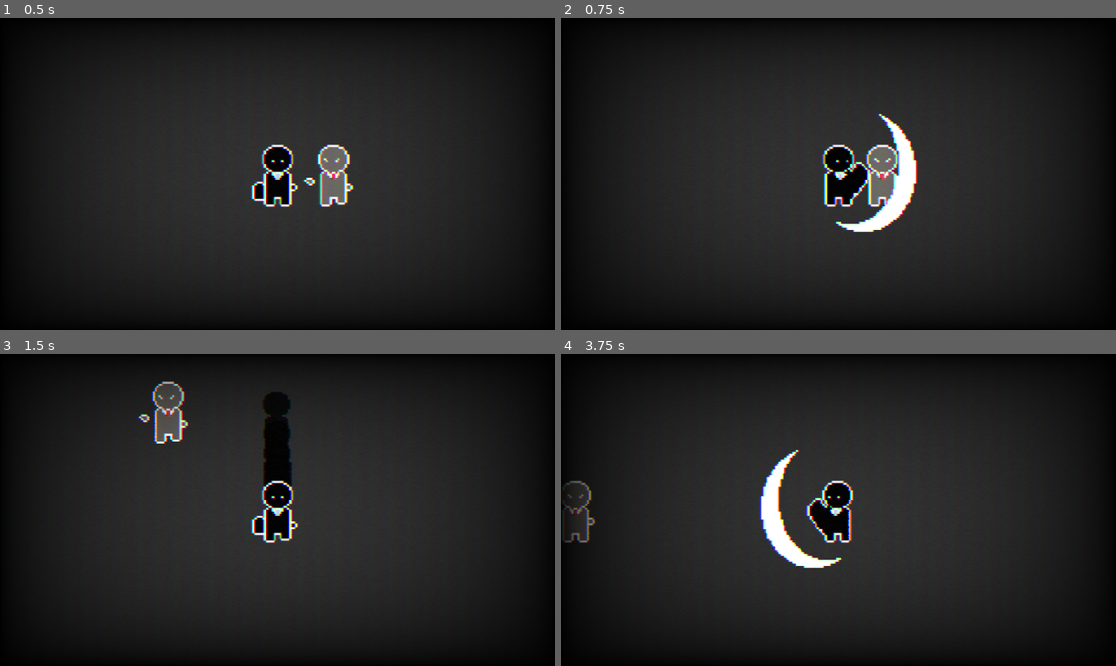
Above: before the commit, frames 1-4 (two rows, left to right).
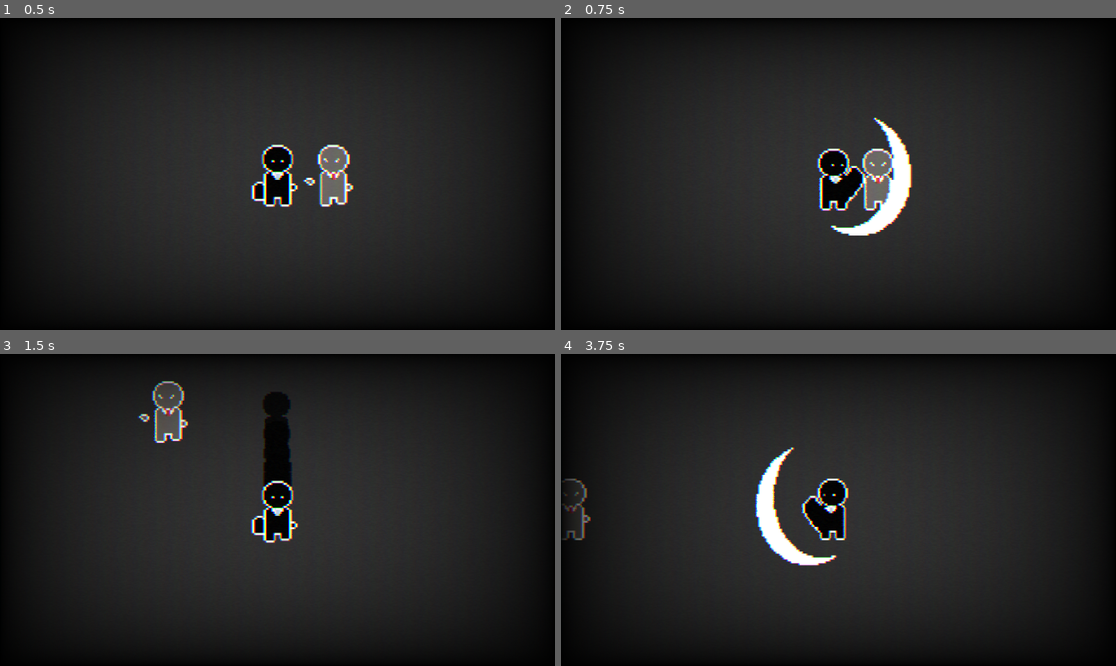
Above: after the commit, the same moments.

Repository: McGengar/Notabene
Game: Godot game, scene res://scenes/test.tscn
The game is run twice, just before and just after one commit, with the same random seed, the same clock (stepped at 60 frames per second) and the same inputs. The project has no main scene, so this scene is started directly.
Inputs (mouse positions are in pixels of both pictures, inside the frame that each line leads up to):
- Up to frame 1 (0.5 s): no input
- Up to frame 2 (0.75 s): tap Enter at 0.5 s; move the mouse to (960, 158) at 0.52 s; hold D (move_right) from 0.53 s (still down); click (960, 158) at 0.6 s
- Up to frame 3 (1.5 s): tap Z (dash) at 0.8, 1.35 s; move the mouse to (166, 525) at 1.27 s; release D (move_right) at 1.28 s; hold S (move_down) from 1.28 s (still down)
- Up to frame 4 (3.75 s): click (727, 525) at 1.55 s; move the mouse to (894, 441) at 2.02 s; release S (move_down) at 2.03 s; hold D (move_right) 2.03-2.78 s; click (894, 441) at 2.1 s; tap Z (dash) at 2.3, 2.85 s; move the mouse to (810, 572) at 2.77 s; hold W (move_up) 2.78-3.53 s; click (810, 572) at 3.05 s; move the mouse to (1005, 556) at 3.52 s; hold Left (move_left) from 3.53 s (still down); click (1005, 556) at 3.6 s

Frame 1 is identical in both runs. In frame 2, 2.7% of the frame differs, in the area x 46-65%, y 30-70%; in frame 3, 0.3%; in frame 4, 2.6%.

Commit message:
camera SHAKE

Diff:
--- a/notabene/scripts/player_movement.gd
+++ b/notabene/scripts/player_movement.gd
@@ -8,6 +8,17 @@
 var can_attack = true
 var can_dash = true
 
+var r_str = 10.0
+var shake_fade = 5.0
+var rng = RandomNumberGenerator.new()
+var shake_str = 0
+
+func camera_shake(str = r_str):
+	shake_str=str
+func random_offset():
+		return Vector2(rng.randf_range(-shake_str,shake_str),rng.randf_range(-shake_str,shake_str))
+
+
 # Called when the node enters the scene tree for the first time.
 func _ready():
 	$pivot/AnimatedSprite2D2.visible = false
@@ -16,6 +27,10 @@
 
 # Called every frame. 'delta' is the elapsed time since the previous frame.
 func _physics_process(delta):
+	$Camera2D.offset=random_offset()
+	if shake_str>0:
+		shake_str = lerpf(shake_str,0,shake_fade*delta)
+		$Camera2D.offset=random_offset()
 	player_pos = global_position
 	character_direction.x = Input.get_axis("move_left","move_right")
 	character_direction.y = Input.get_axis("move_up","move_down")
@@ -30,6 +45,7 @@
 			$AnimatedSprite2D.flip_h = true
 		is_attacking = true
 		can_attack = false
+		camera_shake(5)
 		$pivot/AnimatedSprite2D2.visible= true
 		$AnimatedSprite2D.animation = "attack"
 		$pivot/AnimatedSprite2D2.play()
